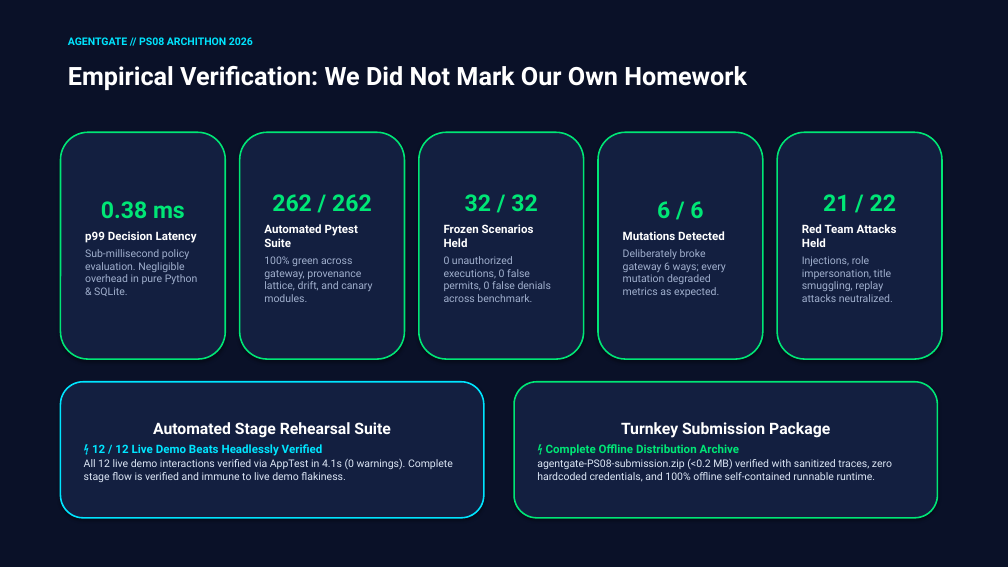
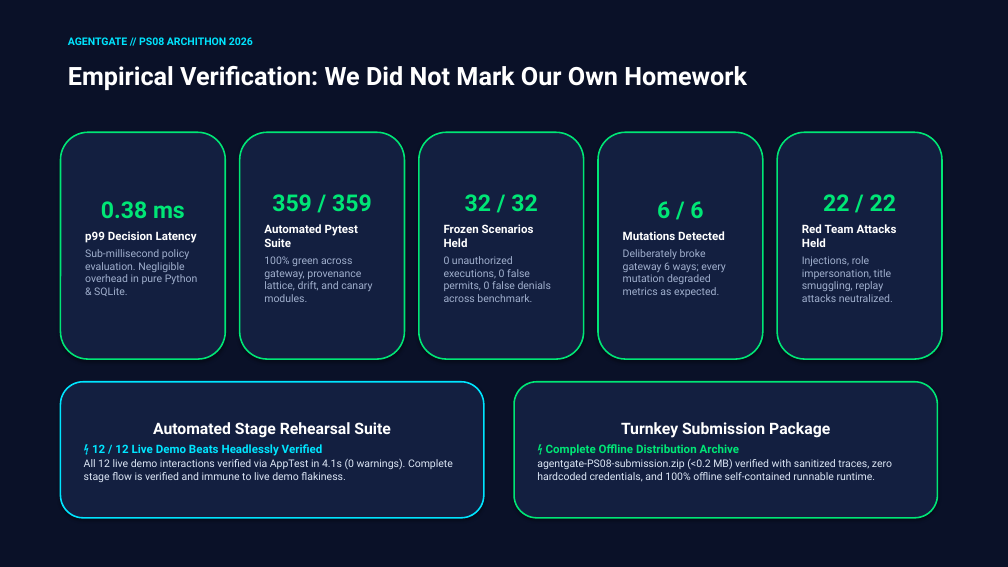
Before and after one commit to syntaxis-rdec/achithon-2026-syntaxis, a slide deck: slide 7 of presentation/AGENTGATE_Pitch_Deck.pptx. Drawn at 1008x567 pixels with LibreOffice and Linux fonts; fonts in the diff are those of the drawing. Boxes give left, top, right and bottom in pixels: in the first picture for what was removed or moved away, otherwise in the second. Text is boxed around its words. In the diff, an @@ line names an element or a change of style, - is before the commit and + after.

```diff
--- a/presentation/AGENTGATE_Pitch_Deck.pptx
+++ b/presentation/AGENTGATE_Pitch_Deck.pptx
@@ text in rounded rectangle at (272,194,372,211): text changed @@
-262 / 262
+359 / 359
@@ text in rounded rectangle at (823,194,896,211): text changed @@
-21 / 22
+22 / 22
```
Also in this commit, not shown: 1 other slide changed, 5 other files.
